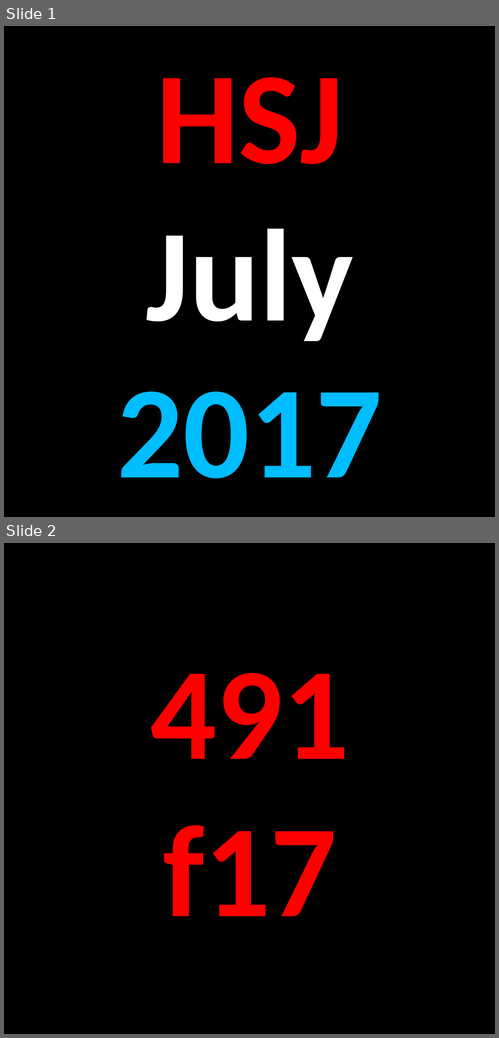
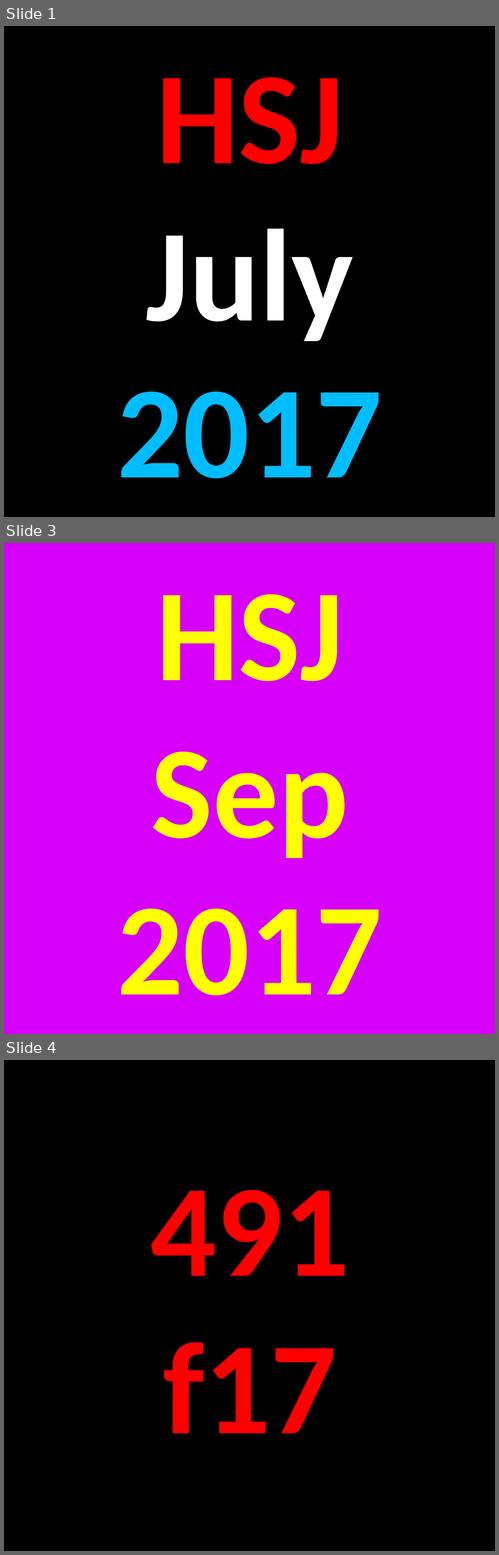
Before and after one commit to hardlystrictlyjerry/hardlystrictlyjerry.github.io, a slide deck: resources/soundcloud.pptx. Shown one above the other, each under a label of ours: slides 1 and 2 before the commit, slides 1, 3 and 4 after it; the slides between them are not shown. The pictures are 499x1038 and 499x1555 pixels, drawn with LibreOffice and Linux fonts; fonts in the diff are those of the drawing. Boxes give left, top, right and bottom in pixels: in the first picture for what was removed or moved away, otherwise in the second. Text is boxed around its words. In the diff, an @@ line names an element or a change of style, - is before the commit and + after.

```diff
--- a/resources/soundcloud.pptx
+++ b/resources/soundcloud.pptx
@@ slide 3 added at box(4, 543, 495, 1034), background #D700FA @@
@@ title added at box(117, 594, 382, 996), 96 pt, text #FFFF00, bold @@
+HSJ
+Sep
+2017
@@ what was slide 2 is now slide 4 @@
```
Also in this commit, not shown: 1 other slide added, 9 other files.
